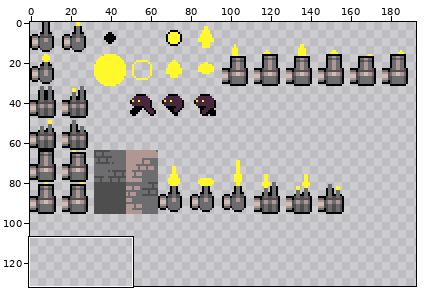
A sprite sheet gets an edit: SuperBulletManiaReloadedTheSequel/Content/Tower.png. Above: a wide view before the commit, with the close-up outlined.
Close-up. Before:
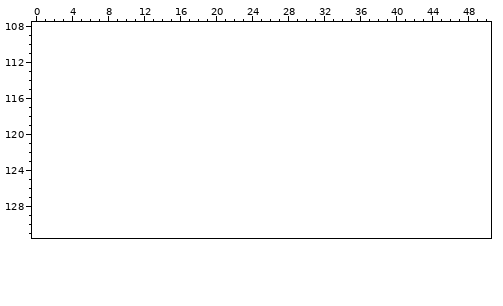
The file is 200x100 pixels. Colours within 5 levels of each other are drawn and written as one. Shown: x 0..50, y 108..131. The old version is drawn lined up with the new one, on the new canvas. The wide view leaves out empty margins.
Palette (. is transparent): 
The same view after the edit:
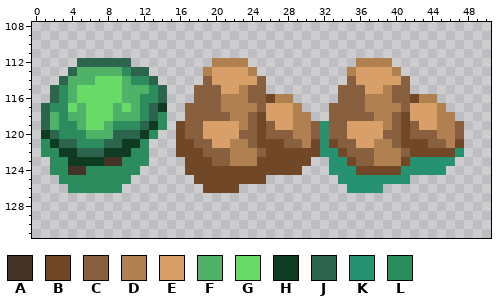
Colours new in this view: A #443427  B #704828  C #886040  D #b08050  E #d8a068  F #50b168  G #68da67  H #103b23  J #2c644d  K #279270  L #2d8c5e
Change:
canvas 200x100 -> 200x177
y 112: x 5..10 ...... -> JJJJJJ; x 20..23 .... -> DDDD; x 36..39 .... -> DDDD
y 113: x 4..12 ......... -> JFFFFFLJJ; x 19..24 ...... -> DEEEED; x 35..40 ...... -> DEEEED
y 114: x 3..13 ........... -> JFFFGGGFLLJ; x 19..25 ....... -> CEEEEEC; x 35..41 ....... -> CEEEEEC
y 115: x 2..14 ............. -> JLFGGGGGFFFLJ; x 18..25 ........ -> CCCEEDCC; x 34..41 ........ -> CCCEEDCC
y 116: x 2..14 ............. -> JLFGGGGGFFLLJ; x 18..28 ........... -> CCCDDDCCBDD; x 34..44 ........... -> CCCDDDCCBDD
y 117: x 1..14 .............. -> JLLGFGGGFGFLJH; x 17..29 ............. -> CCCCDDDDCEEED; x 33..45 ............. -> CCCCDDDDCEEED
y 118: x 1..14 .............. -> JFLFFGGGFFFLJL; x 17..30 .............. -> CCCCCDDCBEEEDD; x 33..46 .............. -> CCCCCDDCBEEEDD
y 119: x 1..14 .............. -> JFLLFGGFLLLJHL; x 16..47 ................................ -> BCCEEEEDCBCEEDDCKCCEEEEDCBCEEDDC
y 120: x 1..13 ............. -> HJLLLFFFJJJHL; x 16..47 ................................ -> BCCEEEECCBCCCDDCKCCEEEECCBCCCDDC
y 121: x 1..12 ............ -> LHJJLLLJJHHL; x 16..47 ................................ -> BBCCEEDDCBBBCCDBKBCCEEDDCBBBCCDB
y 122: x 1..12 ............ -> LLHHJJJHHHLL; x 16..47 ................................ -> BBBCCCDDDCBBBBBBKKBCCCDDDCBBBBBK
y 123: x 2..12 ........... -> LLHHHHAALLL; x 17..30 .............. -> BBBCCDDDBBBBBB; x 33..46 .............. -> KKBCCDDDBKKKKK
y 124: x 2..11 .......... -> LLAALLLLLL; x 17..29 ............. -> BBBBBBBBBBBBB; x 33..45 ............. -> KKKBBBBBKKKKK
y 125: x 3..10 ........ -> LLLLLLLL; x 18..25 ........ -> BBBBBBBB; x 34..41 ........ -> KKKKKKKK
y 126: x 4..9 ...... -> LLLLLL; x 19..22 .... -> BBBB; x 35..38 .... -> KKKK
Changed places in both close-ups, as pixel boxes (x1, y1, x2, y2):
added: (41, 58, 464, 193)
